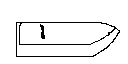
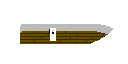
Comparing the layer stacks of the two w=128, h=64 images. Changes:
painted on "Background" over [16, 22, 120, 57]
